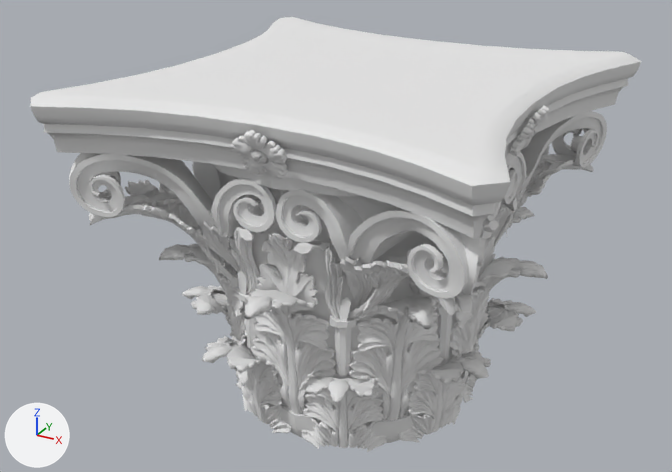
Before and after pictures for a commit that changed the Blender file src/assets/models/corinthian_capital.blend.
One viewpoint serves both versions: a 50 mm camera at (2.32, -4.46, 2.9) aimed at (-0.11, -0.05, 0.7). Lighting does not change. The marker at lower left points along +X, +Y and +Z.
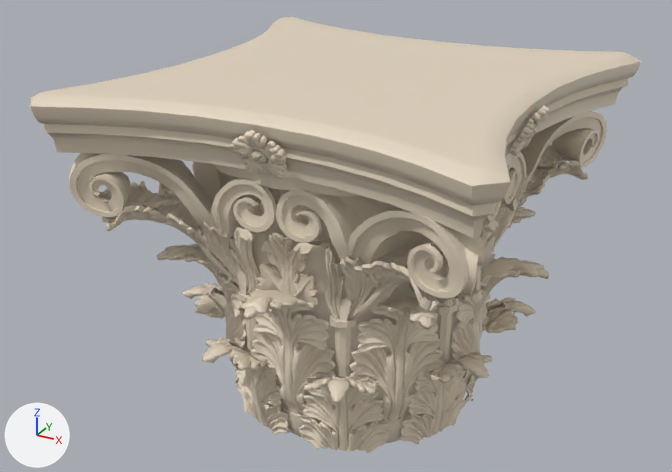
Location of each change, (x1, y1, x2, y2) in pixels of the pictures (672 x 472 px; the box of a moved part takes in the faces that stretch with it):
'Curve.005', recoloured, reshaped: before (30, 17, 641, 445); after (30, 17, 641, 443)
'polySurface11', recoloured, reshaped: before (159, 207, 548, 452); after (157, 207, 550, 453)
part 1 of me_polysurfaceshape9, moved or reshaped: before (159, 207, 548, 452); after (157, 207, 550, 453)
part 2 of me_polysurfaceshape9, recoloured: (182, 289, 536, 447) in both
part 3 of me_polysurfaceshape9, recoloured: (179, 209, 529, 420) in both
part 4 of me_polysurfaceshape9, recoloured: (229, 263, 491, 375) in both
part 5 of me_mesh_002, moved or reshaped: before (89, 127, 599, 329); after (89, 127, 599, 317)
part 6 of me_mesh_002, moved or reshaped: (233, 110, 550, 172) in both
part 7 of me_mesh_002, recoloured: (51, 19, 616, 272) in both
part 8 of me_mesh_002, recoloured: (69, 111, 607, 298) in both
part 9 of me_mesh_002, recoloured: (212, 114, 513, 443) in both
part 10 of me_mesh_002, recoloured: (30, 17, 641, 238) in both
part 11 of me_mesh_002, recoloured: (248, 123, 539, 166) in both
part 12 of me_mesh_002, recoloured: (243, 105, 550, 148) in both
part 13 of me_mesh_002, recoloured: (230, 115, 548, 159) in both
part 14 of me_mesh_002, recoloured: (243, 138, 532, 179) in both
part 15 of me_mesh_002, recoloured: (256, 208, 506, 305) in both

The change, as a list of edits to the scene's bpy script:
```text
Change mat_material_000:
    mat_material_000: diffuse_material('Material.000') -> principled_material('Material.000')
    mat_material_000.base_color: (0.8, 0.8, 0.8) -> (0.8, 0.692, 0.544)  # white #e7e7e7 -> white #e7d9c3
Change me_polysurfaceshape9:
    used by ob_polysurface11; location = (0.0, 0.0, 0.0); scale = (0.861, 0.861, 0.53)
    remove me_polysurfaceshape9.from_pydata(...)  # 6374 vertices, 6434 faces; spans x 0.72..1.34, y 0.0..0.48, z -0.55..1.43
    add me_polysurfaceshape9.from_pydata(...)  # 6485 vertices, 6581 faces, 1 loose edge; spans x 0.72..1.35, y 0.0..0.48, z -0.56..1.42
    me_polysurfaceshape9 part 1: 1312 vertices moved from x 0.77..1.32, y 0.0..0.43, z -0.55..1.43 to x 0.77..1.35, y 0.0..0.43, z -0.56..1.42; 2515 vertices removed from x 0.76..1.33, y 0.0..0.45, z -0.54..1.42; 2626 vertices added at x 0.76..1.35, y 0.0..0.45, z -0.56..1.41
    me_polysurfaceshape9 part 2: 1283 faces spanning x 0.77..1.16, y 0.04..0.48, z -0.53..0.57 switch from mat_material_006 (white #e7e7e7) to mat_material_000 (white #e7d9c3)
    me_polysurfaceshape9 part 3: 1139 faces spanning x 0.78..1.31, y 0.0..0.29, z -0.26..1.42 switch from mat_material_008 (white #e7e7e7) to mat_material_000 (white #e7d9c3)
    me_polysurfaceshape9 part 4: 18 faces spanning x 0.72..0.88, y 0.24..0.36, z 0.4..1.07 switch from mat_material_003 (white #e7e7e7) to mat_material_000 (white #e7d9c3)
Change me_mesh_002:
    remove me_mesh_002.from_pydata(...)  # 8204 vertices, 8122 faces; spans x 0.0..1.27, y 0.0..1.21, z -0.3..1.68
    add me_mesh_002.from_pydata(...)  # 7280 vertices, 7138 faces, 1 loose edge; spans x 0.0..1.27, y 0.0..1.21, z -0.3..1.68
    me_mesh_002 part 5: 245 vertices moved within x 0.65..1.08, y 0.03..0.98, z 0.53..1.08; 4007 vertices removed from x 0.5..1.11, y 0.0..1.04, z 0.49..1.26; 3072 vertices added at x 0.63..1.12, y 0.0..1.01, z 0.58..1.26
    me_mesh_002 part 6: 7 vertices moved within x 0.95..1.07, y 0.0..0.12, z 1.46..1.59; 48 vertices removed from x 0.93..1.07, y 0.0..0.14, z 1.41..1.59; 59 vertices added at x 0.93..1.06, y 0.0..0.14, z 1.41..1.59
    me_mesh_002 part 7: 213 faces spanning x 0.54..1.14, y 0.0..1.14, z 0.56..1.68 switch from mat_material_005 (white #e7e7e7) to mat_material_000 (white #e7d9c3)
    me_mesh_002 part 8: 226 faces spanning x 0.54..1.14, y 0.39..1.11, z 0.9..1.38 switch from mat_material_004 (white #e7e7e7) to mat_material_000 (white #e7d9c3)
    me_mesh_002 part 9: 58 faces spanning x 0.48..1.16, y 0.0..1.15, z -0.3..1.37 switch from mat_material_001 (white #e7e7e7) to mat_material_000 (white #e7d9c3)
    me_mesh_002 part 10: 46 faces spanning x 0.0..1.27, y 0.0..1.21, z 1.37..1.68 switch from mat_material_015 (white #e7e7e7) to mat_material_000 (white #e7d9c3)
    me_mesh_002 part 11: 165 faces spanning x 0.96..1.03, y 0.0..0.06, z 1.43..1.54 switch from mat_material_016 (white #e7e7e7) to mat_material_000 (white #e7d9c3)
    me_mesh_002 part 12: 100 faces spanning x 1.0..1.08, y 0.0..0.06, z 1.54..1.63 switch from mat_material_010 (white #e7e7e7) to mat_material_000 (white #e7d9c3)
    me_mesh_002 part 13: 140 faces spanning x 0.98..1.04, y 0.02..0.14, z 1.49..1.58 switch from mat_material_011 (white #e7e7e7) to mat_material_000 (white #e7d9c3)
    me_mesh_002 part 14: 204 faces spanning x 0.91..0.98, y 0.01..0.12, z 1.37..1.47 switch from mat_material_012 (white #e7e7e7) to mat_material_000 (white #e7d9c3)
    me_mesh_002 part 15: 240 faces spanning x 0.74..0.89, y 0.0..0.18, z 0.55..1.05 switch from mat_material_002 (white #e7e7e7) to mat_material_000 (white #e7d9c3)
```
